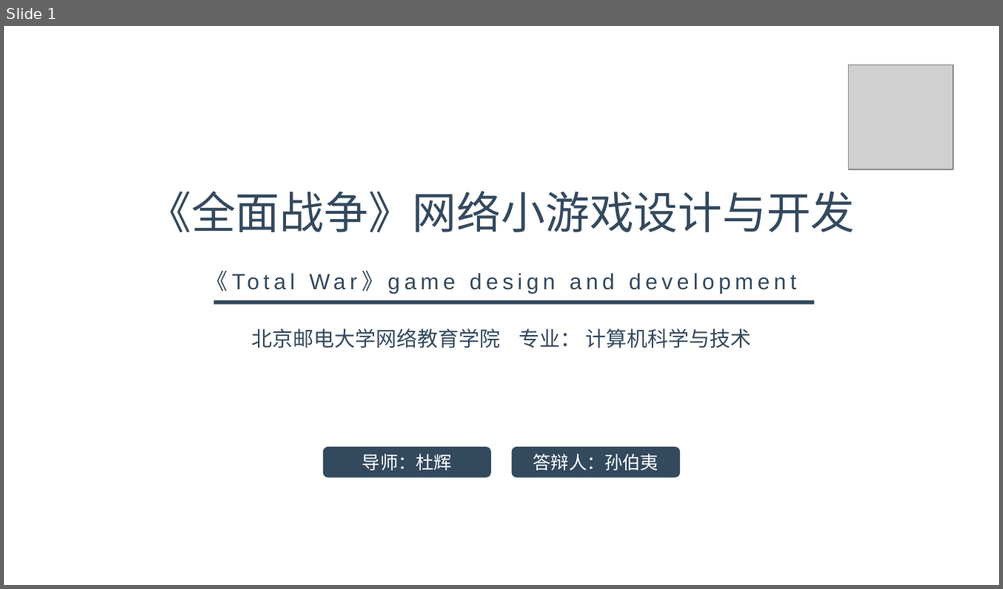
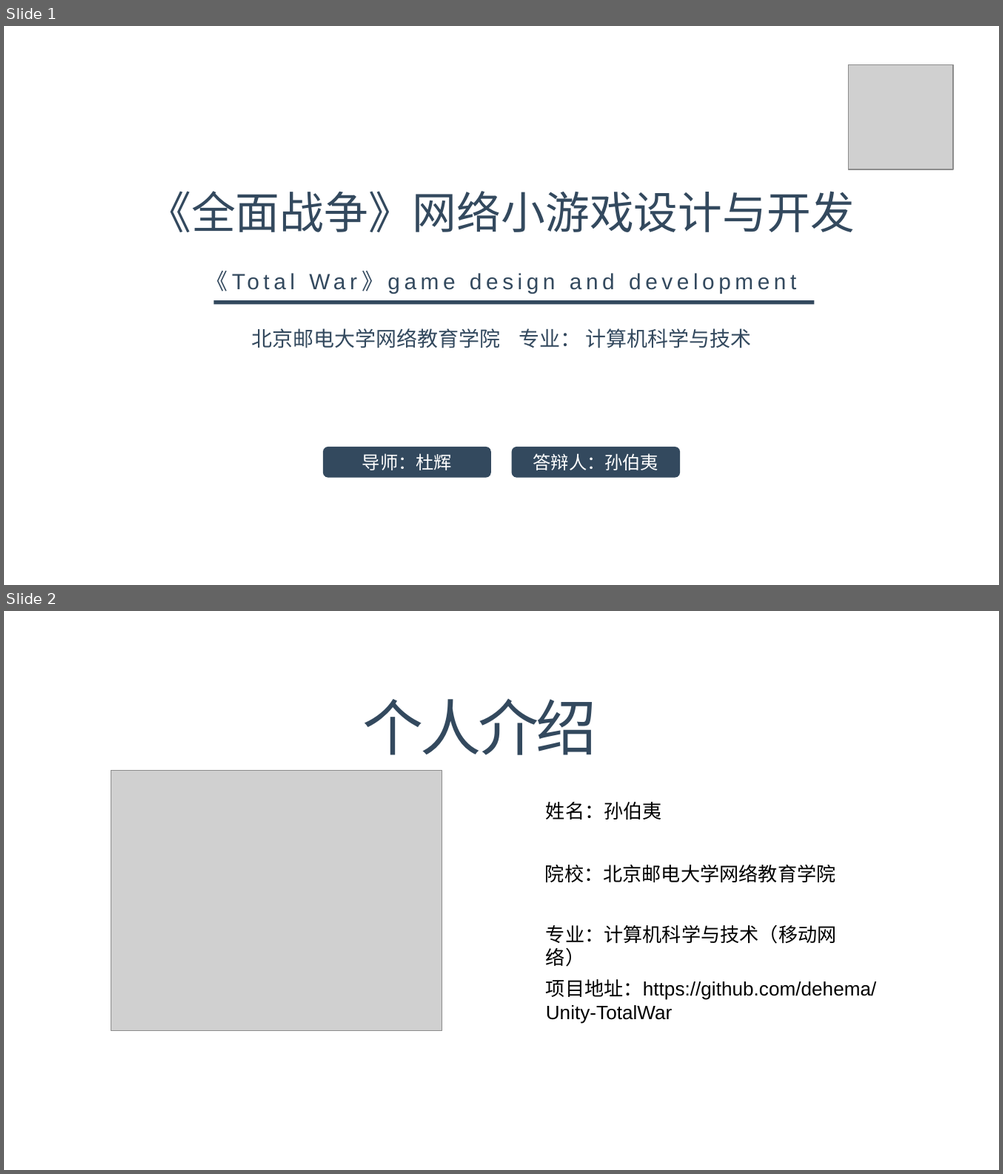
Before and after one commit to dehema/Unity-TotalWar, a slide deck: Product/文档/答辩PPT.pptx. Shown one above the other, each under a label of ours: slide 1 before the commit, slides 1 and 2 after it. The pictures are 1003x589 and 1003x1174 pixels, drawn with LibreOffice and Linux fonts; fonts in the diff are those of the drawing; grey boxes stand for pictures; background and template pictures are left out. Boxes give left, top, right and bottom in pixels: in the first picture for what was removed or moved away, otherwise in the second. Text is boxed around its words. In the diff, an @@ line names an element or a change of style, - is before the commit and + after.

```diff
--- a/Product/文档/答辩PPT.pptx
+++ b/Product/文档/答辩PPT.pptx
@@ slide 2 added at (4,611,999,1170), background picture (left out) @@
@@ text added at (362,698,596,755), 44 pt, text #33495E @@
+个人介绍
@@ picture added at (111,770,441,1031) @@
@@ text added at (546,802,662,820), 14 pt, text #000000 @@
+姓名：孙伯夷
@@ text added at (545,865,836,883), 14 pt, text #000000 @@
+院校：北京邮电大学网络教育学院
@@ text added at (546,925,836,944), 14 pt, text #000000 @@
+专业：计算机科学与技术（移动网络）
@@ text added at (546,980,876,1023), 14 pt, text #000000 @@
+项目地址：https://github.com/dehema/Unity-TotalWar
```
Also in this commit, not shown: 4 slides changed.
